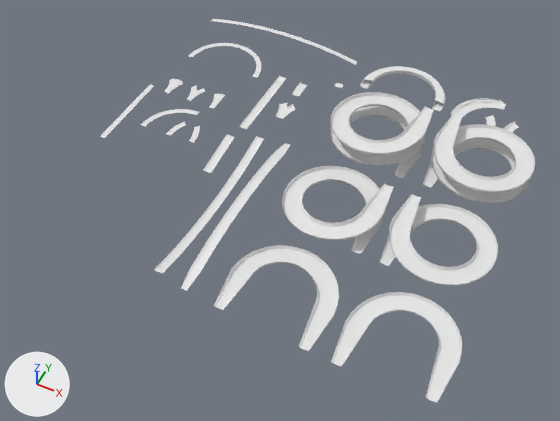
Two versions of the Blender file assets/models/ribbon_road_parts.blend, one commit apart.
Before and after are seen from a 50 mm lens placed at (415.0, -943.0, 980.0), pointed at (6.0, -124.0, -45.0). Lighting does not change. The marker at lower left points along +X, +Y and +Z.

Names of what the first picture shows: 'RampFullLeft', 'RampFullRight', 'RampHalfLeft', 'RampHalfRight', 'RampQuarterLeft', 'RampQuarterRight', 'Ribbon180', 'Ribbon90', 'RibbonBridgeOver', 'RibbonBridgeTemplate', 'RibbonBridgeUnder', 'RibbonFlat180', 'RibbonHop', 'RibbonRampQuarter', 'RibbonStraightLong'.
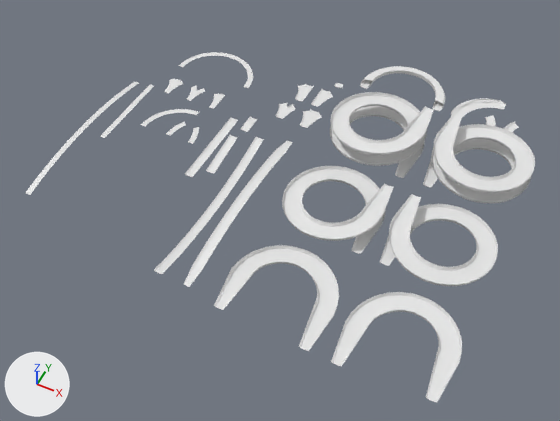
Where the newer file only moved an object's origin or applied its transform, the numbers keep the older frame.

Where the change shows, as pixel boxes [x1, y1, x2, y2] in the pictures (560 x 421 px):
'RibbonBridgeOver', moved
    before: [181, 143, 290, 291]
    after: [184, 140, 292, 287]
'RibbonBridgeTemplate', reshaped, moved (22% narrower, 143% taller)
    before: [211, 19, 357, 65]
    after: [26, 82, 139, 195]
'RibbonStraightLong', moved
    before: [240, 76, 286, 129]
    after: [185, 117, 238, 177]
'RibbonFlat180', moved
    before: [188, 43, 261, 78]
    after: [179, 52, 253, 88]
'RibbonRampQuarter', moved
    before: [203, 134, 235, 173]
    after: [206, 134, 238, 173]
'RibbonY45Split', added
    after: [300, 109, 322, 128]
'RibbonHop', moved
    before: [292, 82, 307, 96]
    after: [241, 117, 257, 132]
'RibbonY45R', added
    after: [311, 89, 333, 107]
'RibbonY45L', added
    after: [295, 84, 314, 101]

The change, as a diff of the scene's bpy script:
```diff
--- a/assets/models/ribbon_road_parts.blend.py
+++ b/assets/models/ribbon_road_parts.blend.py
@@ me_plane_014 @@
 me_plane_014.from_pydata(...)  # 610 vertices, 461 faces, 2 loose edges; spans x -183.0..183.0, y -9.0..9.0, z 0.0..21.0
 # used by ob_ribbonbridgeover; location = (-36.0, -190.0, 0.0); rotation_euler = (0.0, 0.0, -1.571), in degrees (0, 0, -90)
+# me_plane_014 part 1: the whole mesh is moved by (-183.0, 0.0, 0.0)
@@ me_plane @@
 # used by ob_ribbonbridgetemplate; location = (-186.0, 269.0, 0.0)
-me_plane.from_pydata(...)  # 344 vertices, 171 faces; spans x -170.0..169.0, y -5.0..5.0, z 0.0..19.0
+me_plane.from_pydata(...)  # 344 vertices, 171 faces; spans x -5.0..5.0, y 0.0..339.0, z 0.0..19.0
+# me_plane part 2: 344 vertices removed from x -170.0..169.0, y -5.0..5.0, z 0.0..19.0; 344 vertices added at x -5.0..5.0, y 0.0..339.0, z 0.0..19.0
@@ me_ribbonsquare_023 @@
+me_ribbonsquare_023.from_pydata(...)  # 46 vertices, 7 faces; spans x -20.5..20.6, y 0.0..50.0, z 0.0..2.0
@@ me_ribbonsquare_029 @@
+me_ribbonsquare_029.from_pydata(...)  # 29 vertices, 8 faces; spans x -8.3..21.6, y 0.0..50.7, z 0.0..2.0
@@ me_ribbonsquare_005 @@
+me_ribbonsquare_005.from_pydata(...)  # 29 vertices, 8 faces; spans x -21.6..8.3, y 0.0..50.7, z 0.0..2.0
@@ ob_ribbonbridgeover @@
 ob_ribbonbridgeover = bpy.data.objects.new('RibbonBridgeOver', me_plane_014)
-ob_ribbonbridgeover.location = (-36.0, -190.0, 0.0)
+ob_ribbonbridgeover.location = (-36.0, -365.0, 0.0)
 ob_ribbonbridgeover.rotation_euler = (0.0, 0.0, -1.571)  # degrees (0, 0, -90)
@@ ob_ribbonbridgetemplate @@
 ob_ribbonbridgetemplate = bpy.data.objects.new('RibbonBridgeTemplate', me_plane)
-ob_ribbonbridgetemplate.location = (-186.0, 269.0, 0.0)
+ob_ribbonbridgetemplate.location = (-382.0, -320.0, 0.0)
@@ ob_ribbonflat180 @@
 ob_ribbonflat180 = bpy.data.objects.new('RibbonFlat180', me_ribbonsquare_009)
-ob_ribbonflat180.location = (-331.0, 137.0, 0.0)
+ob_ribbonflat180.location = (-331.0, 100.0, 0.0)
@@ ob_ribbonhop @@
 ob_ribbonhop = bpy.data.objects.new('RibbonHop', me_ribbonsquare_000)
-ob_ribbonhop.location = (-83.0, 122.0, 0.0)
+ob_ribbonhop.location = (-125.0, -12.0, 0.0)
@@ ob_ribbonrampquarter @@
 ob_ribbonrampquarter = bpy.data.objects.new('RibbonRampQuarter', me_ribbonsquare_030)
-ob_ribbonrampquarter.location = (-132.0, -131.0, 0.0)
+ob_ribbonrampquarter.location = (-127.0, -135.0, 0.0)
@@ ob_ribbonstraightlong @@
 ob_ribbonstraightlong = bpy.data.objects.new('RibbonStraightLong', me_ribbonsquare_007)
-ob_ribbonstraightlong.location = (-130.0, -6.0, 0.0)
+ob_ribbonstraightlong.location = (-156.0, -159.0, 0.0)
@@ ob_ribbony45split @@
+ob_ribbony45split = bpy.data.objects.new('RibbonY45Split', me_ribbonsquare_023)
+ob_ribbony45split.location = (-30.0, 47.0, 0.0)
@@ ob_ribbony45r @@
+ob_ribbony45r = bpy.data.objects.new('RibbonY45R', me_ribbonsquare_029)
+ob_ribbony45r.location = (-37.0, 111.0, 0.0)
@@ ob_ribbony45l @@
+ob_ribbony45l = bpy.data.objects.new('RibbonY45L', me_ribbonsquare_005)
+ob_ribbony45l.location = (-71.0, 111.0, 0.0)
```
